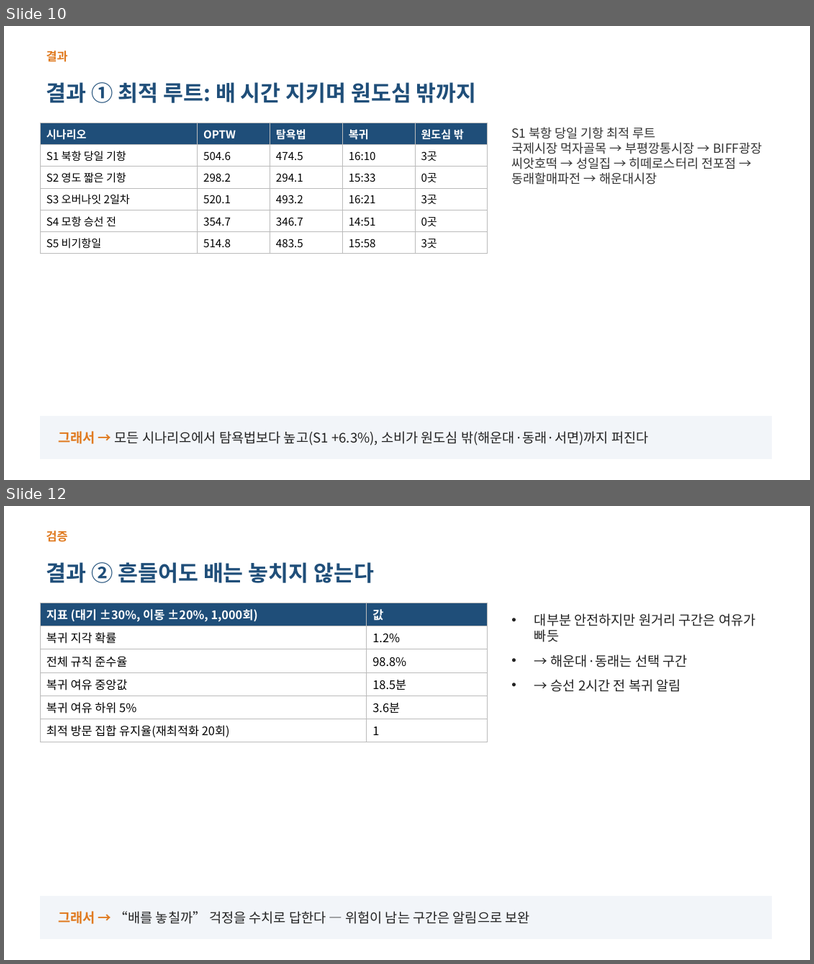
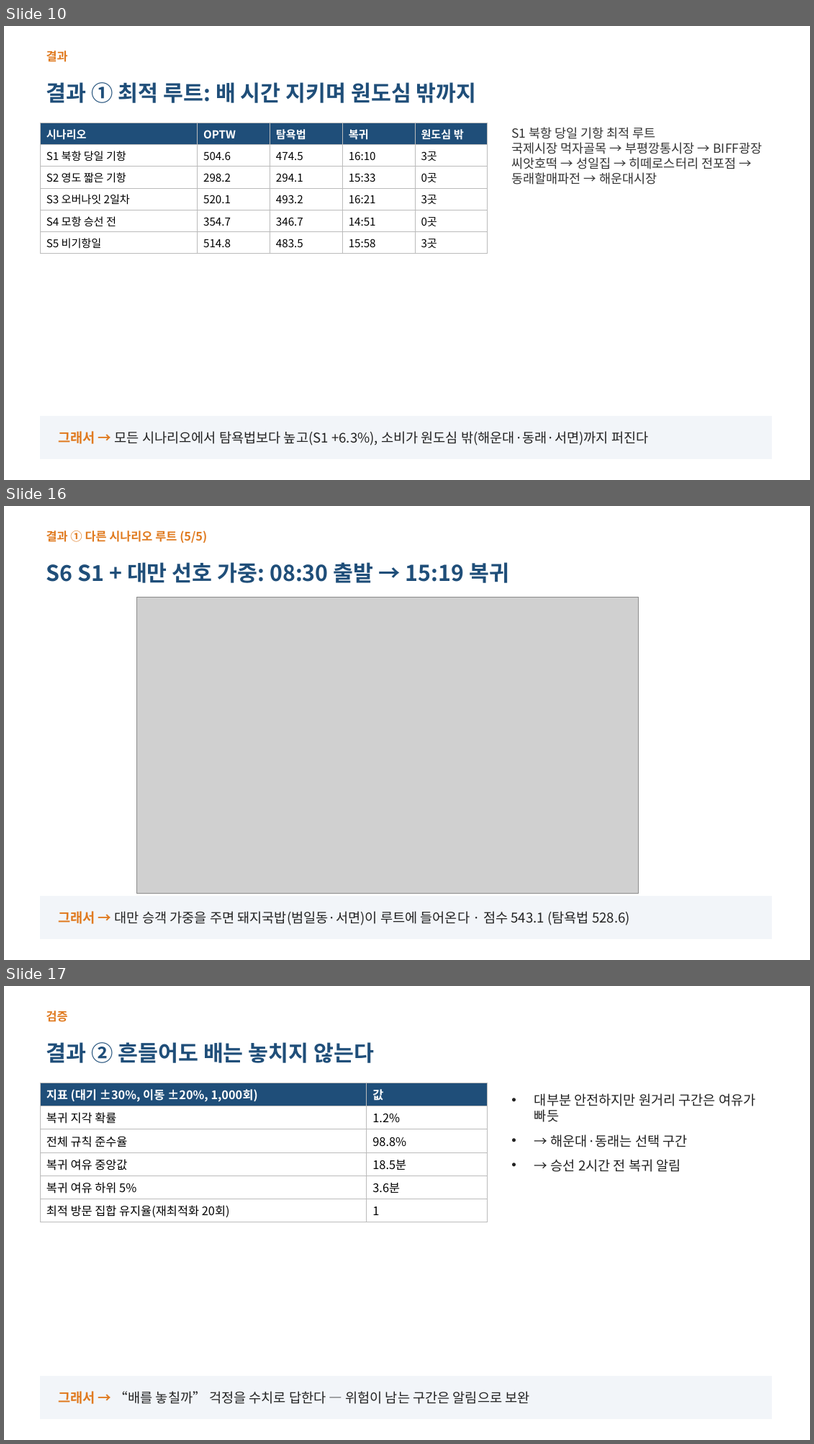
Before and after one commit to ddayoung03/busan-cruise-unpassing, a slide deck: 05_문서/3주차_발표자료.pptx. Shown one above the other, each under a label of ours: slides 10 and 12 before the commit, slides 10, 16 and 17 after it; the slides between them are not shown. The pictures are 814x964 and 814x1444 pixels, drawn with LibreOffice and Linux fonts; fonts in the diff are those of the drawing; grey boxes stand for pictures. Boxes give left, top, right and bottom in pixels: in the first picture for what was removed or moved away, otherwise in the second. Text is boxed around its words. In the diff, an @@ line names an element or a change of style, - is before the commit and + after.

```diff
--- a/05_문서/3주차_발표자료.pptx
+++ b/05_문서/3주차_발표자료.pptx
@@ slide 16 added at [4,506,810,960], background #FFFFFF @@
@@ text added at [46,530,207,543], 14 pt, text #E07A1F, bold @@
+결과 ① 다른 시나리오 루트 (5/5)
@@ text added at [46,562,509,583], 26 pt, text #1F4E79, bold @@
+S6 S1 + 대만 선호 가중: 08:30 출발 → 15:19 복귀
@@ picture added at [137,597,639,893] @@
@@ rectangle added at [40,896,772,939], fill #F2F5F9, outline #F2F5F9 1 pt @@
@@ text added at [58,911,630,925], 16 pt, text #222222 @@
+그래서 → 대만 승객 가중을 주면 돼지국밥(범일동·서면)이 루트에 들어온다 · 점수 543.1 (탐욕법 528.6)
@@ what was slide 12 is now slide 17 @@
```
Also in this commit, not shown: 4 other slides added, 9 other files.
